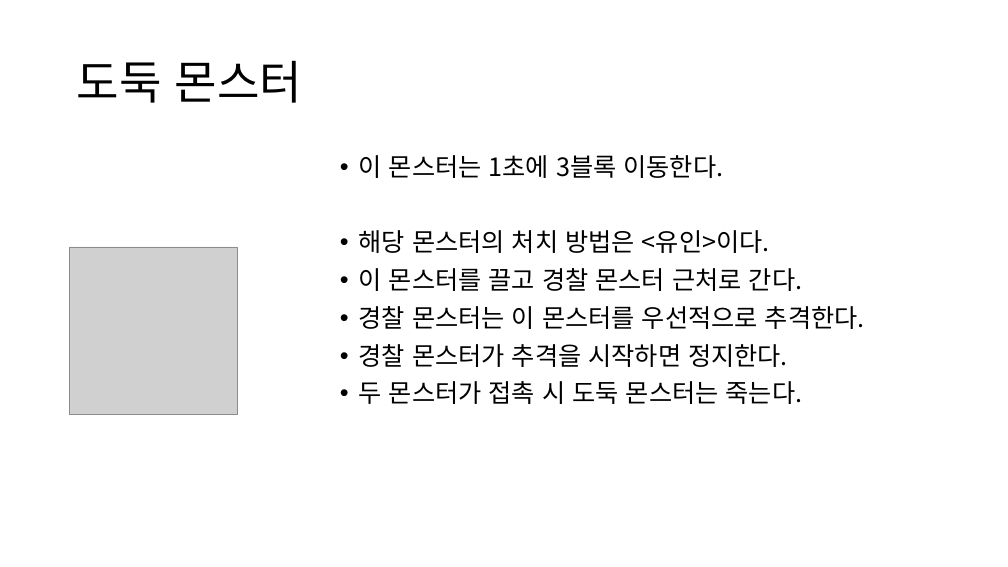
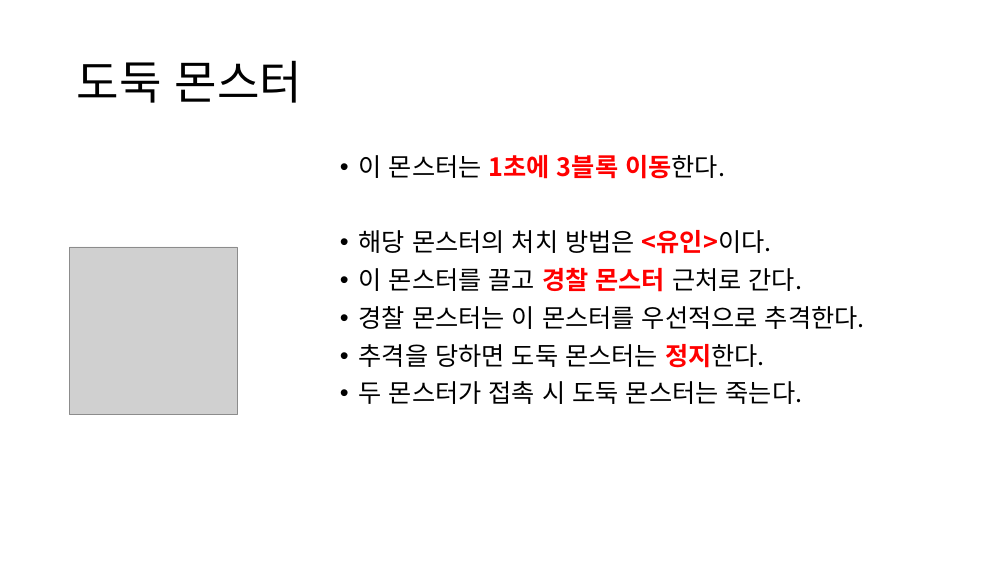
Before and after one commit to yimgunho/Witch_of_Time, a slide deck: slide 5 of 시간의 마녀_몬스터 기획.pptx. Drawn at 1008x567 pixels with LibreOffice and Linux fonts; fonts in the diff are those of the drawing; grey boxes stand for pictures. Boxes give left, top, right and bottom in pixels: in the first picture for what was removed or moved away, otherwise in the second. Text is boxed around its words. In the diff, an @@ line names an element or a change of style, - is before the commit and + after.

Commit message:
몬스터 기획 2

```diff
--- a/시간의 마녀_몬스터 기획.pptx
+++ b/시간의 마녀_몬스터 기획.pptx
@@ text at <box>359,155,802,292</box>: text colour #000000 to #FF0000, bold on in "1초에 3블록 이동한다.", "<유인>이다.", "경찰 몬스터" @@
@@ text at <box>359,344,765,368</box>: text changed @@
-• 경찰 몬스터가 추격을 시작하면 정지한다.
+• 추격을 당하면 도둑 몬스터는 정지한다.
```
Also in this commit, not shown: 4 other slides changed, 2 slides added.
